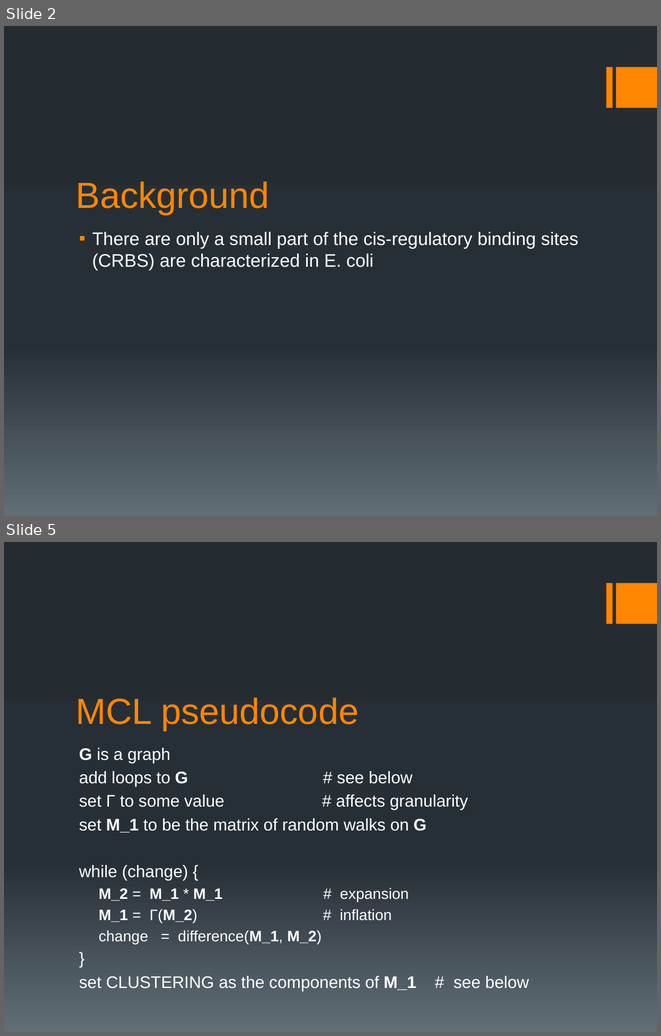
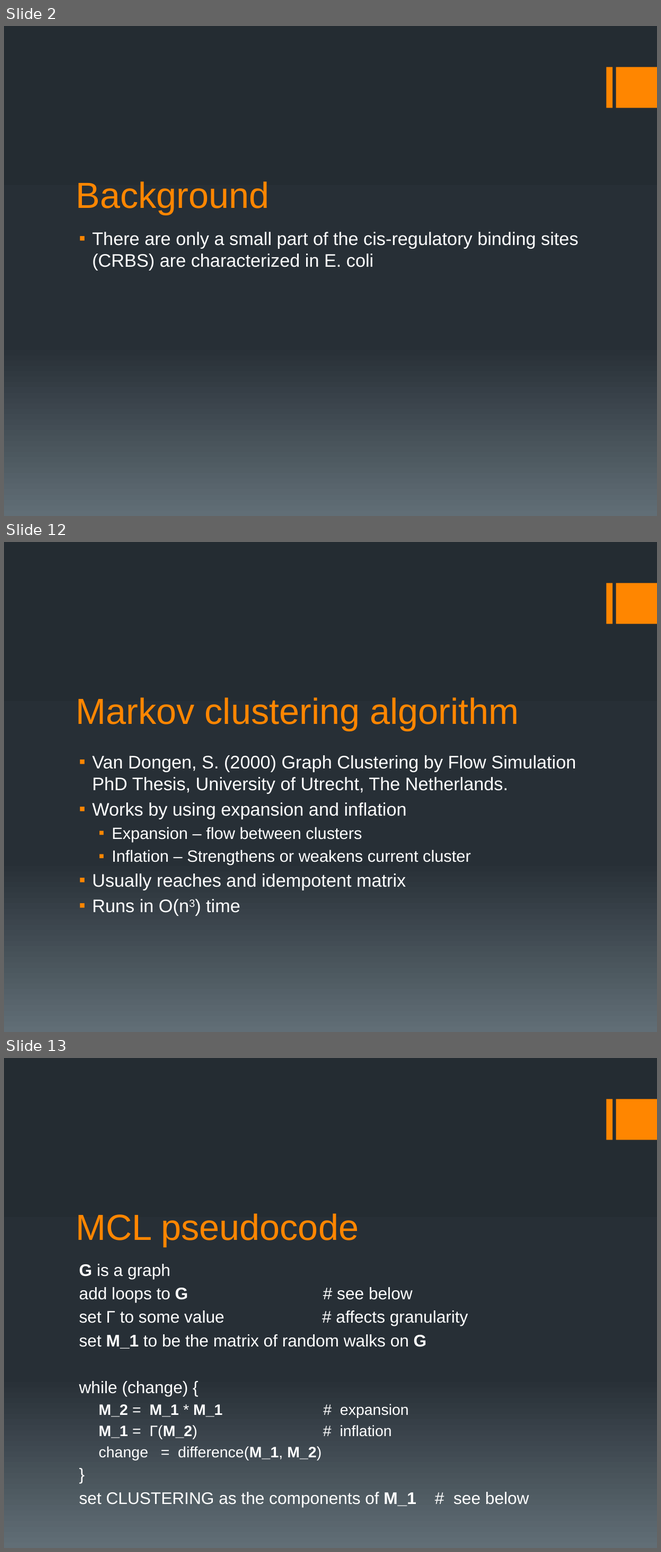
Before and after one commit to ship561/final-project, a slide deck: bioinformatics presentation.pptx. Shown one above the other, each under a label of ours: slides 2 and 5 before the commit, slides 2, 12 and 13 after it; the slides between them are not shown. The pictures are 661x1036 and 661x1552 pixels, drawn with LibreOffice and Linux fonts; fonts in the diff are those of the drawing. Boxes give left, top, right and bottom in pixels: in the first picture for what was removed or moved away, otherwise in the second. Text is boxed around its words. In the diff, an @@ line names an element or a change of style, - is before the commit and + after.

```diff
--- a/bioinformatics presentation.pptx
+++ b/bioinformatics presentation.pptx
@@ slide 12 added at (4, 542, 657, 1032), background gradient #242C33 to #273037 to #636D76; not listed: 2 template elements that a slide beside it also shows @@
@@ title added at (76, 697, 519, 731), 40 pt, text #FF8600 @@
+Markov clustering algorithm
@@ text added at (92, 755, 576, 916), 20 pt, text #FFFFFF @@
+▪ Van Dongen, S. (2000) Graph Clustering by Flow Simulation PhD Thesis, University of Utrecht, The Netherlands.
+▪ Works by using expansion and inflation
+  ▪ Expansion – flow between clusters
+  ▪ Inflation – Strengthens or weakens current cluster
+▪ Usually reaches and idempotent matrix
+▪ Runs in O(n3) time
@@ what was slide 5 is now slide 13 @@
```
Also in this commit, not shown: 4 slides changed, 11 other slides added, 2 slides removed, 1 other file.
